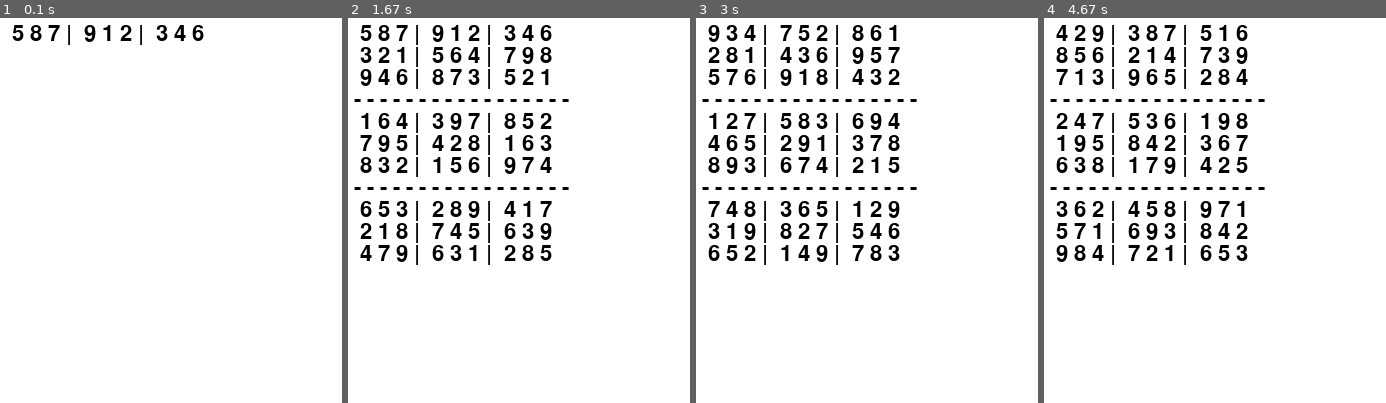
Above: before the commit, frames 1-4 (left to right).
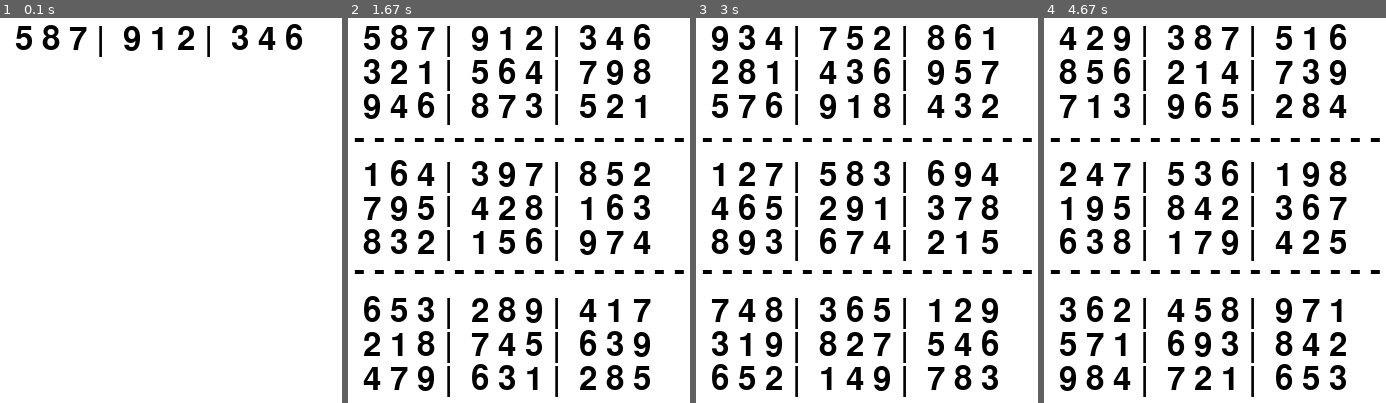
Above: after the commit, the same moments.

Repository: jrome5/python_projects
Game: pygame game, started from suduko/pygameGUI.py
Same seed, same stepped clock (60 frames per second), same inputs: the game is played once before the commit and once after it.
Inputs:
- Up to frame 1 (0.1 s): no input
- Up to frame 2 (1.67 s): no input
- Up to frame 3 (3 s): hold P 1.83-2.3 s
- Up to frame 4 (4.67 s): hold P 3.33-3.8 s

The runs differ from the first frame. In frame 1, 2.3% of the frame differs, in the area x 3-89%, y 1-11%; in frame 2, 23%, in the area x 1-99%, y 1-99%; in frame 3, 23%; in frame 4, 23%.

Commit message:
Create Grid with pygame

Diff:
--- a/suduko/pygameGUI.py
+++ b/suduko/pygameGUI.py
@@ -1,36 +1,40 @@
 import pygame
 from generator import Suduko
 import time
+
+def generateSoduko():
+	suduko = Suduko(9)
+	suduko_text = suduko.printGridAsList()
+	screen.fill((255, 255, 255))
+	i = 0
+	for row in suduko_text:
+		text = font.render(row, True, black)
+		screen.blit(text,(100, (i*text.get_height()) + 30))
+		i = i + 1
+		pygame.display.update()
+		time.sleep(0.1)
+
 width = 640
 height = 480
 pygame.init()
 screen = pygame.display.set_mode((640, 480))
 clock = pygame.time.Clock()
-done = False
 running = True
 black = [0,0,0]
-font = pygame.font.SysFont(None, 32)
+font = pygame.font.SysFont(None, 48)
 text = font.render("Hello, World", True, black)
+FPS = 30
+screen.fill((255, 255, 255))
+generateSoduko()
+
 
 while running:
-    for event in pygame.event.get():
-        if event.type == pygame.QUIT:
-          running = False
-        if event.type == pygame.KEYDOWN and event.key == pygame.K_ESCAPE:
-          running = False
-        if event.type == pygame.KEYDOWN and event.key == pygame.K_p:
-        	done = False
-
-    i = 0
-    if(not done):
-    	suduko = Suduko(9)
-    	suduko_text = suduko.printGridAsList()
-    	screen.fill((255, 255, 255))
-    	for row in suduko_text:
-		    text = font.render(row, True, black)
-		    screen.blit(text,(100, (i*text.get_height()) + 30))
-		    i = i + 1
-		    clock.tick(20)
-		    pygame.display.update()
-    	done = True
+		clock.tick(30)
+		for event in pygame.event.get():
+			if event.type == pygame.QUIT:
+				running = False
+			if event.type == pygame.KEYDOWN and event.key == pygame.K_ESCAPE:
+				running = False
+			if event.type == pygame.KEYDOWN and event.key == pygame.K_p:
+				generateSoduko()
 pygame.quit()
